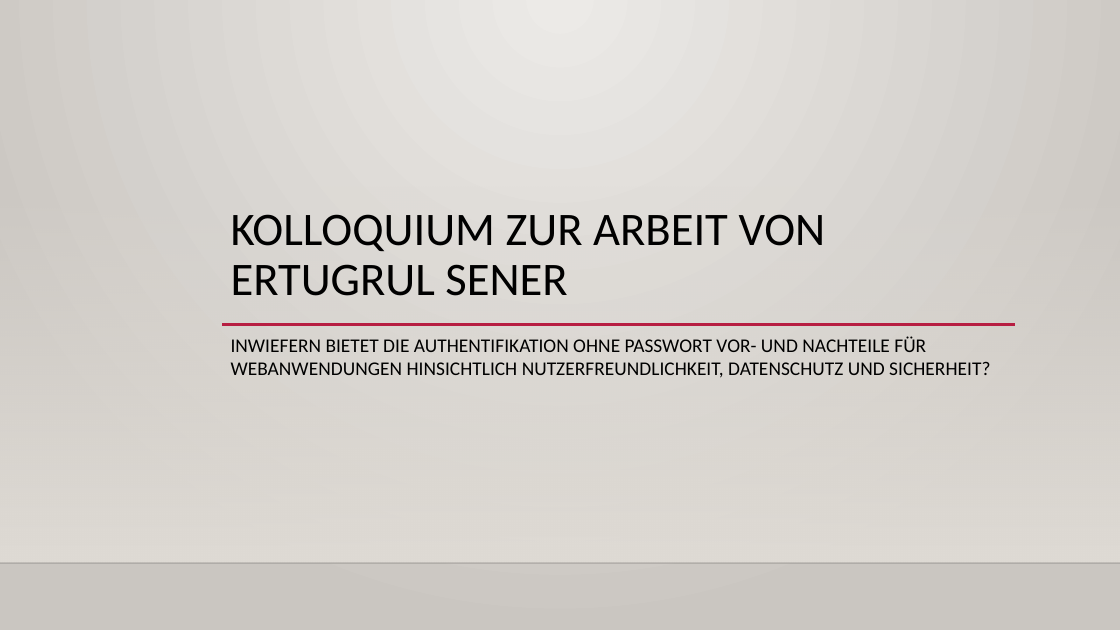
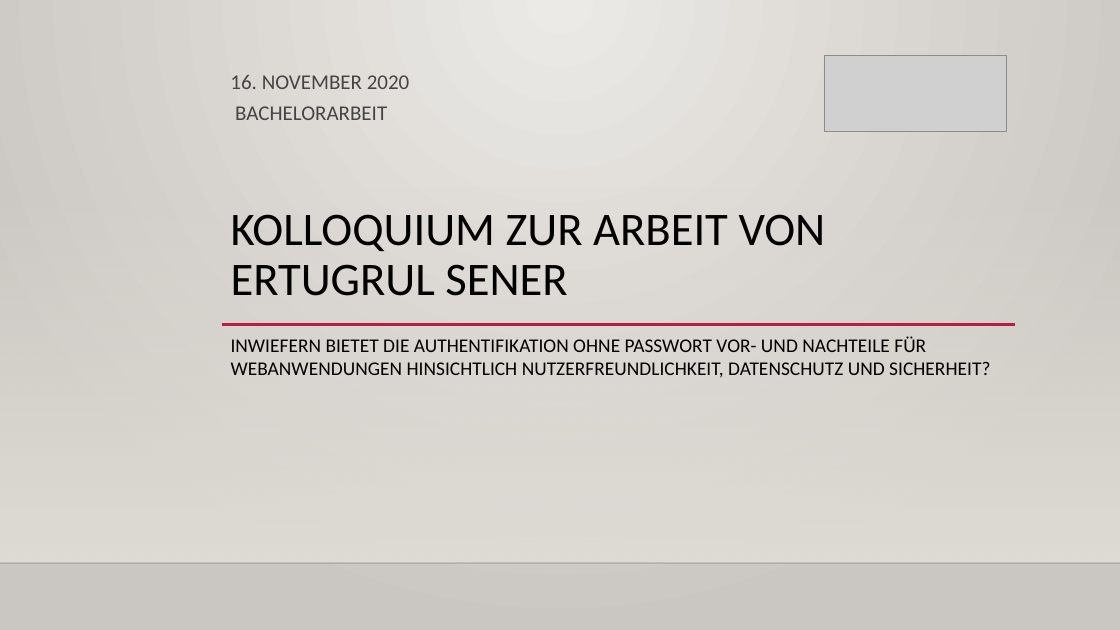
Before and after one commit to ErtugrulSener/Bachelorthesis, a slide deck: slide 1 of Colloquium/Kolloquium.pptx. Drawn at 1120x630 pixels with LibreOffice and Linux fonts; fonts in the diff are those of the drawing; grey boxes stand for pictures; background and template pictures are left out. Boxes give left, top, right and bottom in pixels: in the first picture for what was removed or moved away, otherwise in the second. Text is boxed around its words. In the diff, an @@ line names an element or a change of style, - is before the commit and + after.

```diff
--- a/Colloquium/Kolloquium.pptx
+++ b/Colloquium/Kolloquium.pptx
@@ picture added at [825,55,1007,131] @@
@@ text added at [230,75,410,89], 18 pt, text #454545 @@
+16. NOVEMBER 2020
@@ text added at [235,106,387,120], 18 pt, text #454545 @@
+BACHELORARBEIT
```
Also in this commit, not shown: 9 other slides changed, 2 slides added, 1 slide removed.
